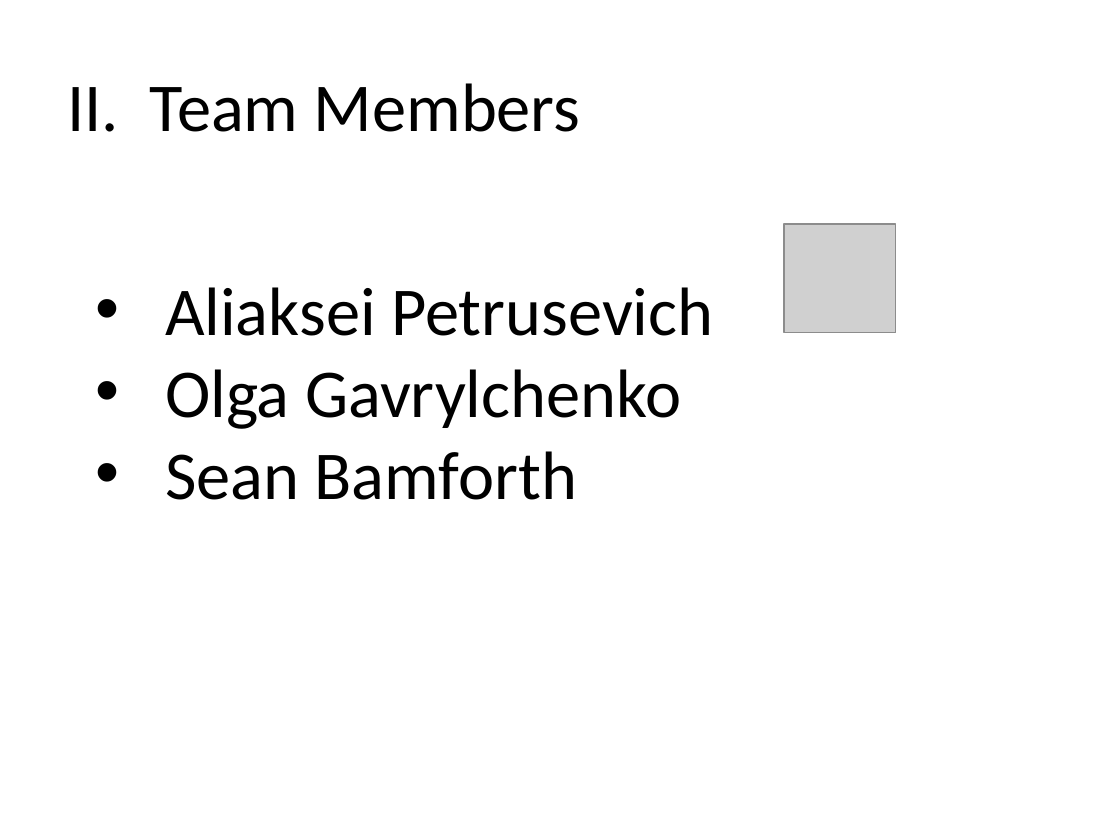
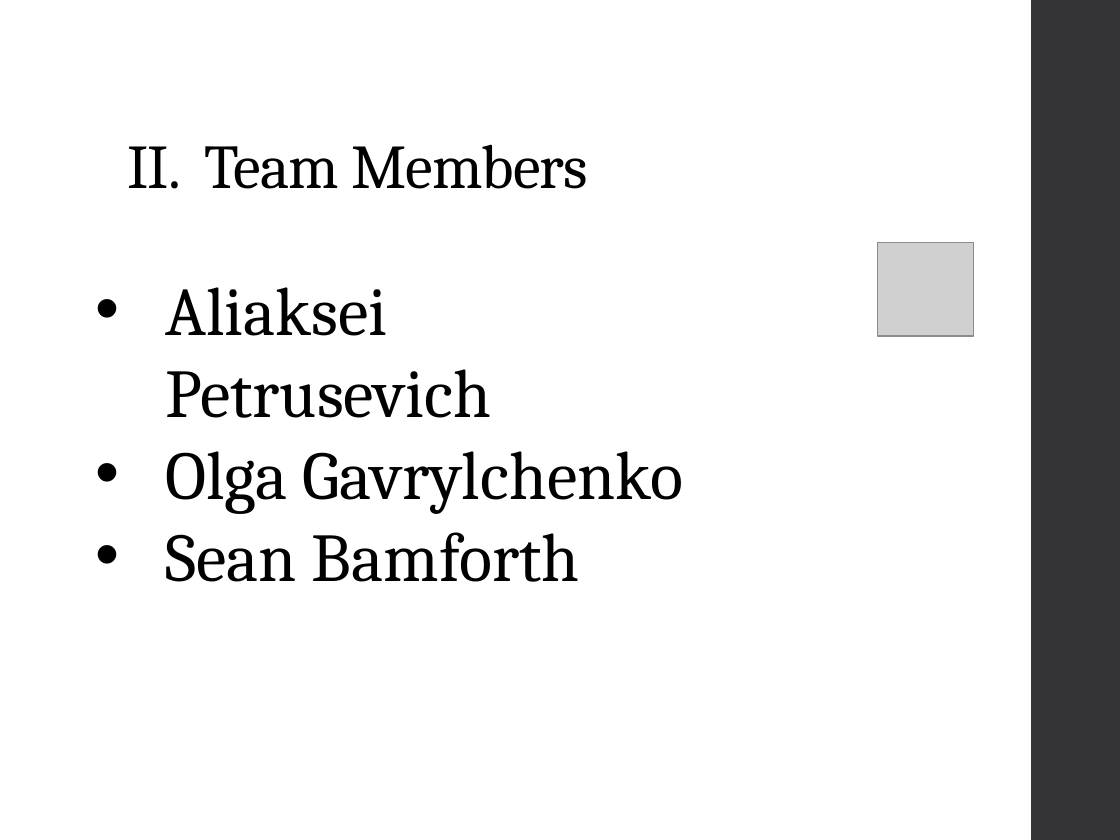
Before and after one commit to OlgaGavrylchenko/Messenger, a slide deck: slide 3 of First_Draft_Presentation.pptx. Drawn at 1120x840 pixels with LibreOffice and Linux fonts; fonts in the diff are those of the drawing; grey boxes stand for pictures. Boxes give left, top, right and bottom in pixels: in the first picture for what was removed or moved away, otherwise in the second. Text is boxed around its words. In the diff, an @@ line names an element or a change of style, - is before the commit and + after.

Commit message:
Architecture slide added
- Added architecture slide
- Changed the Design of the presentation

```diff
--- a/First_Draft_Presentation.pptx
+++ b/First_Draft_Presentation.pptx
@@ rectangle added at [1032,0,1120,840], fill #353537 @@
@@ title "II. Team Members": place and size @@
-title "II. Team Members" at [67,83,581,132]
+title "II. Team Members" at [127,144,588,189]
@@ title "II. Team Members" at [127,144,588,189]: size 44 to 40 pt, font Calibri to Cambria, letter spacing 0 to -0.5 pt; line spacing 1 to 0.9; vertical alignment middle to bottom @@
@@ text "Aliaksei Petrusevich" at [165,287,683,582]: font Calibri to Cambria @@
@@ picture: place and size @@
-picture at [784,224,896,333]
+picture at [877,243,973,336]
```
Also in this commit, not shown: 9 other slides changed, 2 other files.
